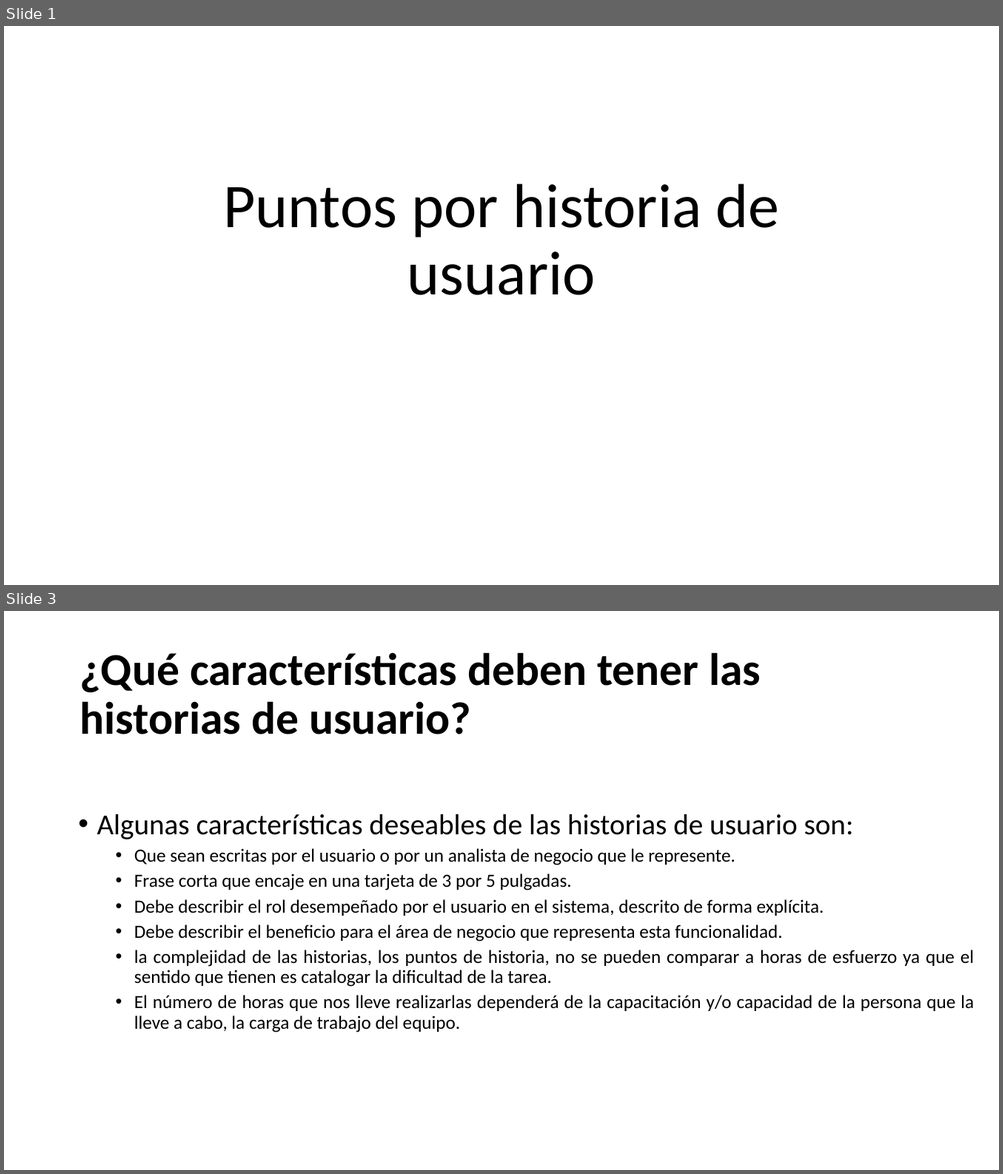
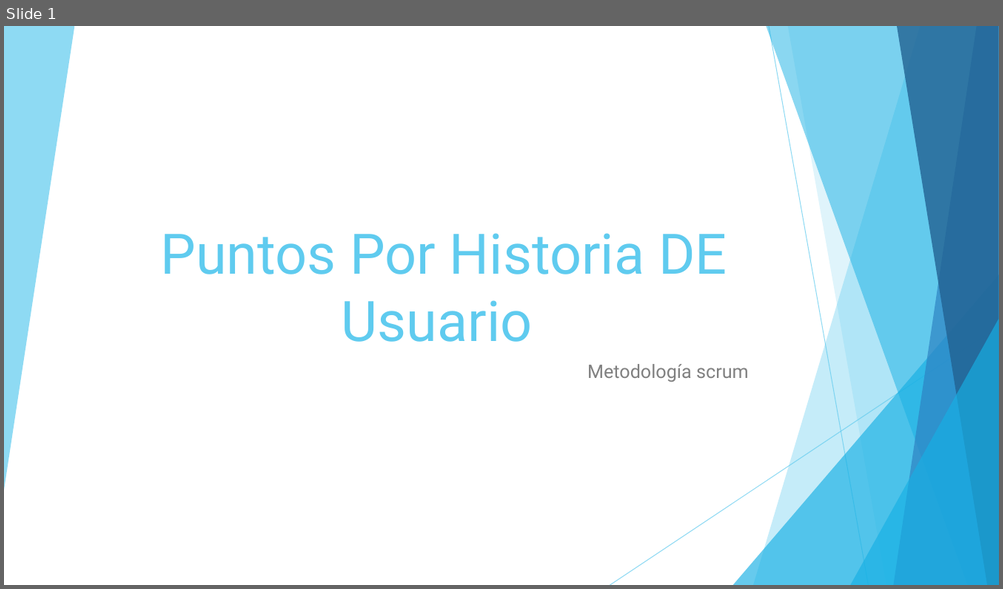
Before and after one commit to JulianAguilar/Equipo6AdminProy, a slide deck: Puntos por historia de usuario.pptx. Shown one above the other, each under a label of ours: slides 1 and 3 before the commit, slide 1 after it; the slides between them are not shown. The pictures are 1003x1174 and 1003x589 pixels, drawn with LibreOffice and Linux fonts; fonts in the diff are those of the drawing. Boxes give left, top, right and bottom in pixels: in the first picture for what was removed or moved away, otherwise in the second. Text is boxed around its words. In the diff, an @@ line names an element or a change of style, - is before the commit and + after.

```diff
--- a/Puntos por historia de usuario.pptx
+++ b/Puntos por historia de usuario.pptx
@@ slide 3 removed at (4,611,999,1170), background #FFFFFF @@
@@ title removed at (79,652,761,735) @@
-¿Qué características deben tener las historias de usuario?
@@ text removed at (97,814,973,1033) @@
-• Algunas características deseables de las historias de usuario son:
-  • Que sean escritas por el usuario o por un analista de negocio que le represente.
-  • Frase corta que encaje en una tarjeta de 3 por 5 pulgadas.
-  • Debe describir el rol desempeñado por el usuario en el sistema, descrito de forma explícita.
-  • Debe describir el beneficio para el área de negocio que representa esta funcionalidad.
-  • la complejidad de las historias, los puntos de historia, no se pueden comparar a horas de esfuerzo ya que el sentido que tienen es catalogar la dificultad de la tarea.
-  • El número de horas que nos lleve realizarlas dependerá de la capacitación y/o capacidad de la persona que la lleve a cabo, la carga de trabajo del equipo.
@@ slide 1 changed as well @@
@@ title at (160,233,727,342): text changed; size 60 to 54 pt; font Calibri to Roboto; text colour #000000 to #5FCBEF @@
-Puntos por historia de usuario
+Puntos Por Historia DE Usuario
@@ group added at (4,26,999,585): 6 freeform shapes, 2 lines, 2 triangles @@
@@ subtitle added at (587,364,748,382), 18 pt, text #808080 @@
+Metodología scrum
```
Also in this commit, not shown: 3 slides added, 14 other slides removed.
